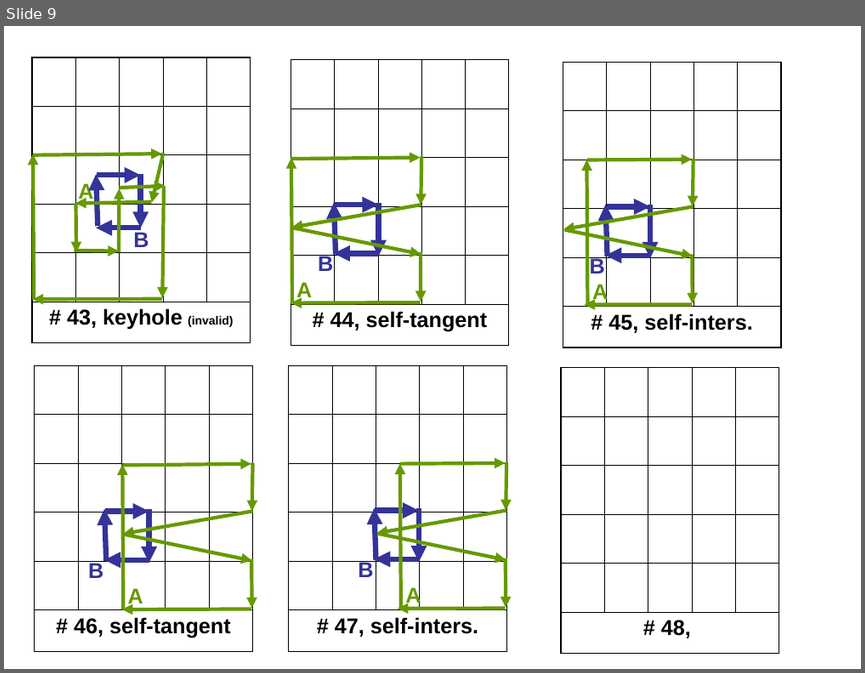
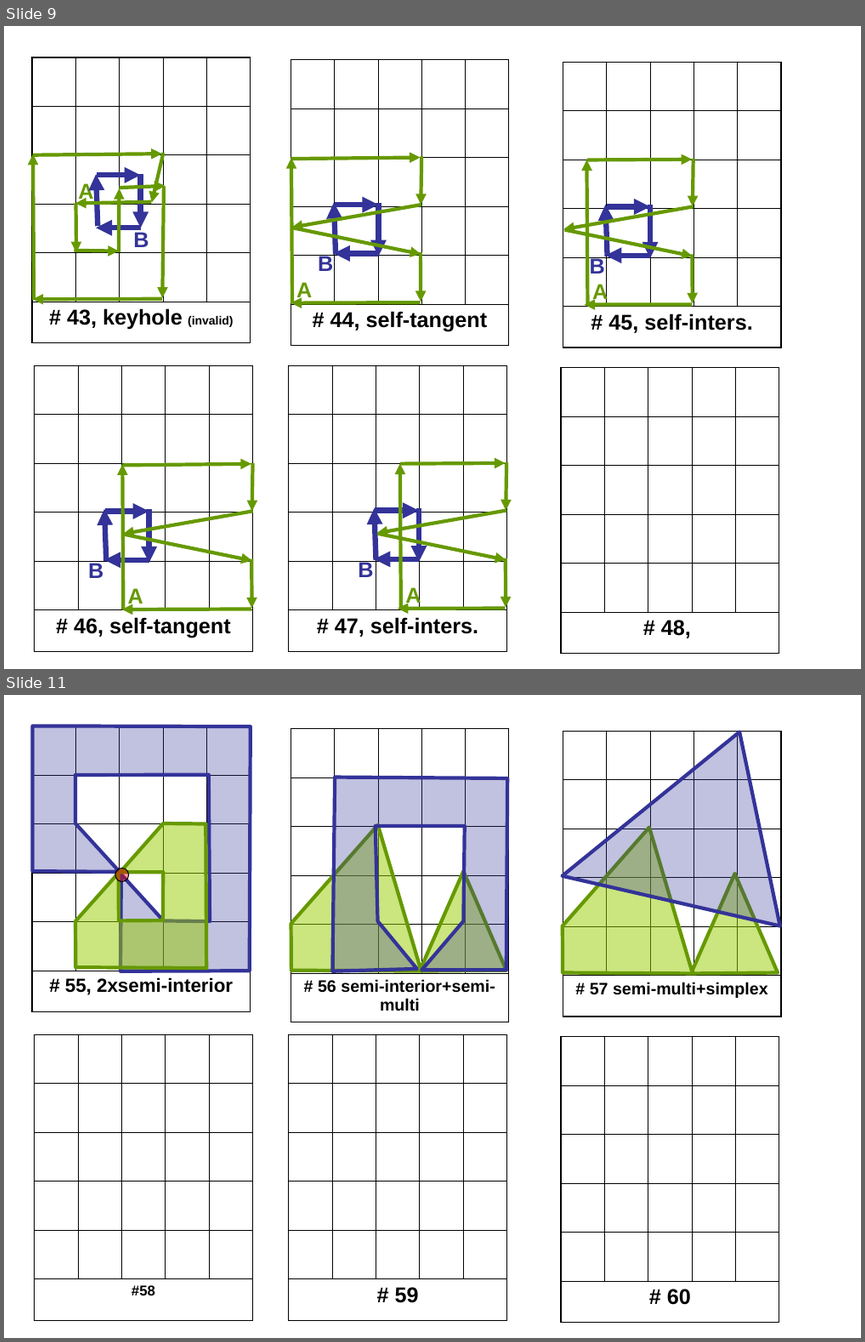
Before and after one commit to boostorg/geometry, a slide deck: doc/testcases/overlay_cases.ppt. Shown one above the other, each under a label of ours: slide 9 before the commit, slides 9 and 11 after it; the slides between them are not shown. The pictures are 865x673 and 865x1342 pixels, drawn with LibreOffice and Linux fonts; fonts in the diff are those of the drawing. Boxes give left, top, right and bottom in pixels: in the first picture for what was removed or moved away, otherwise in the second. Text is boxed around its words. In the diff, an @@ line names an element or a change of style, - is before the commit and + after.

```diff
--- a/doc/testcases/overlay_cases.ppt
+++ b/doc/testcases/overlay_cases.ppt
@@ slide 11 added at [4,695,861,1338], background #FFFFFF @@
@@ table added at [32,726,250,1012], 6 rows, 5 columns @@
+ |  |  |  | 
+ |  |  |  | 
+ |  |  |  | 
+ |  |  |  | 
+ |  |  |  | 
+# 55, 2xsemi-interior |  |  |  | 
@@ freeform shape added at [32,726,250,971], fill #333399 at 30% opacity, outline #333399 3 pt @@
@@ table added at [291,728,510,1019], 6 rows, 5 columns @@
+ |  |  |  | 
+ |  |  |  | 
+ |  |  |  | 
+ |  |  |  | 
+ |  |  |  | 
+# 56 semi-interior+semi-multi |  |  |  | 
@@ freeform shape added at [562,732,779,925], fill #333399 at 30% opacity, outline #333399 3 pt @@
@@ table added at [562,731,781,1016], 6 rows, 5 columns @@
+ |  |  |  | 
+ |  |  |  | 
+ |  |  |  | 
+ |  |  |  | 
+ |  |  |  | 
+# 57 semi-multi+simplex |  |  |  | 
@@ freeform shape added at [332,777,507,971], fill #333399 at 30% opacity, outline #333399 3 pt @@
@@ freeform shape added at [75,823,206,969], fill #99CC00 at 50% opacity, outline #669900 3 pt @@
@@ freeform shape added at [291,825,506,971], fill #99CC00 at 50% opacity, outline #669900 3 pt @@
@@ freeform shape added at [562,827,778,974], fill #99CC00 at 50% opacity, outline #669900 3 pt @@
@@ ellipse added at [115,868,129,882], fill #FF0000 at 40% opacity, outline #000000 0.74 pt @@
@@ table added at [34,1034,252,1320], 6 rows, 5 columns @@
+ |  |  |  | 
+ |  |  |  | 
+ |  |  |  | 
+ |  |  |  | 
+ |  |  |  | 
+#58 |  |  |  | 
@@ table added at [289,1034,507,1320], 6 rows, 5 columns @@
+ |  |  |  | 
+ |  |  |  | 
+ |  |  |  | 
+ |  |  |  | 
+ |  |  |  | 
+# 59 |  |  |  | 
@@ table added at [561,1037,779,1322], 6 rows, 5 columns @@
+ |  |  |  | 
+ |  |  |  | 
+ |  |  |  | 
+ |  |  |  | 
+ |  |  |  | 
+# 60 |  |  |  | 
```
Also in this commit, not shown: 1 slide changed, 1 other slide added, 19 other files.
